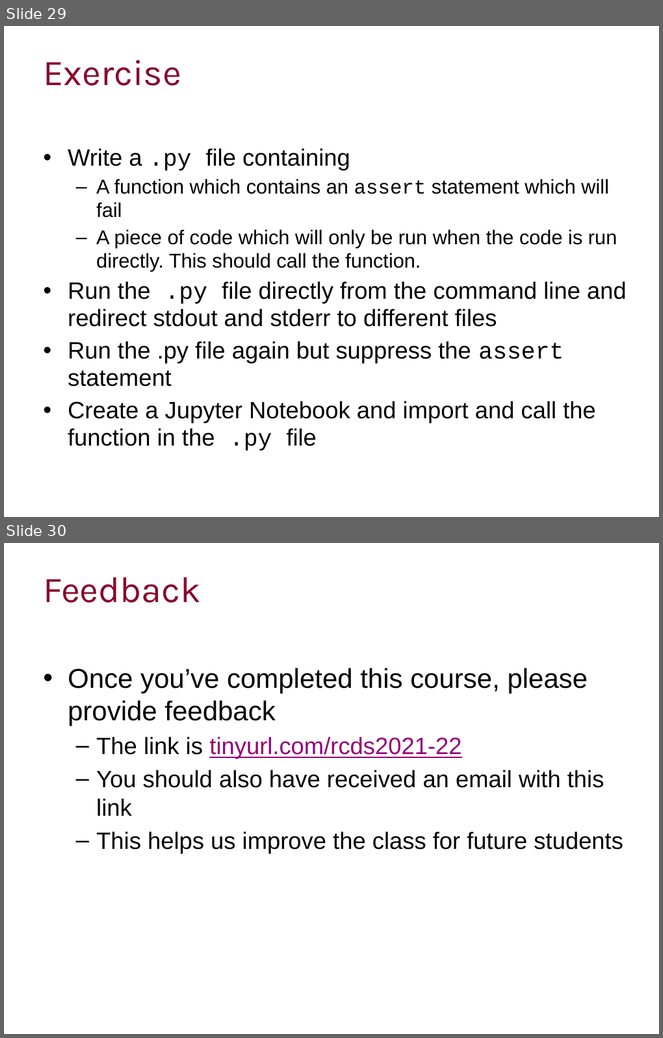
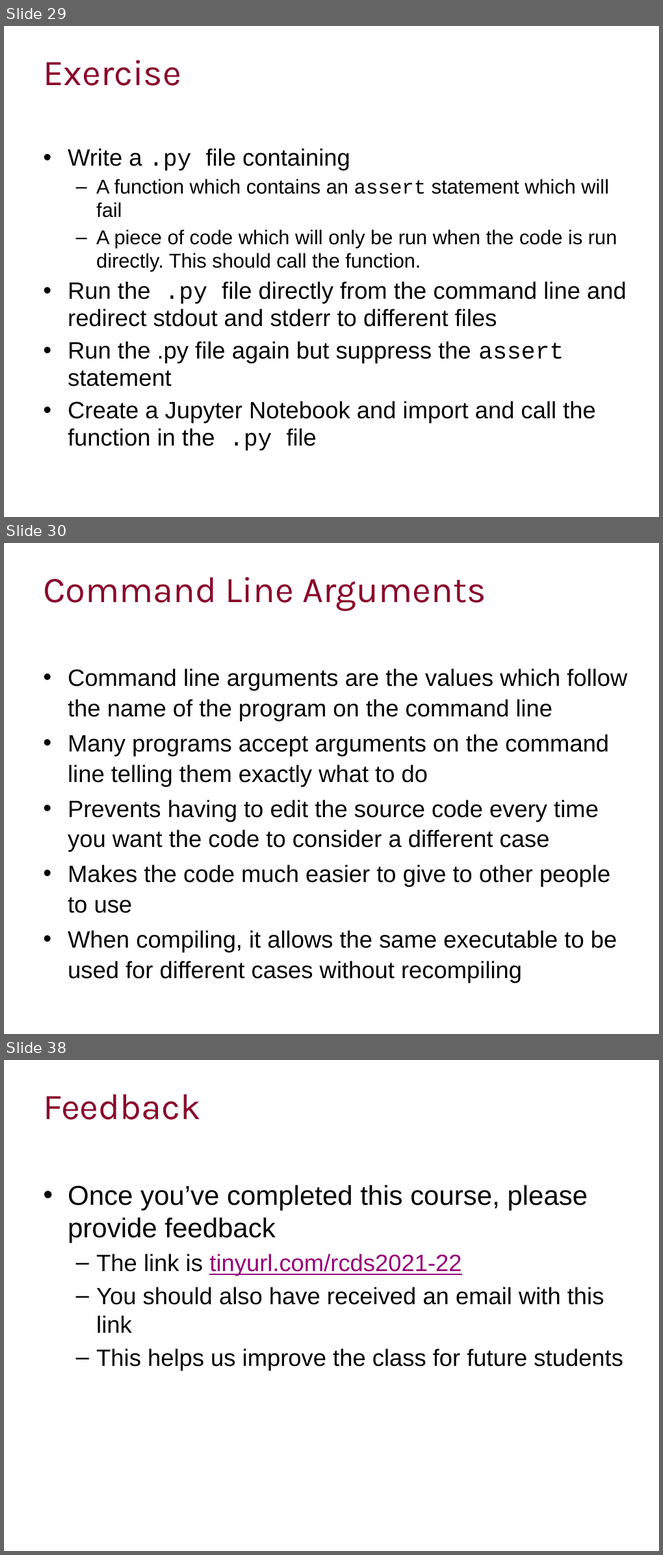
Before and after one commit to ImperialCollegeLondon/RCDS-managing-and-running-python-effectively, a slide deck: Managing and Running Python Effectively.pptx. Shown one above the other, each under a label of ours: slides 29 and 30 before the commit, slides 29, 30 and 38 after it; the slides between them are not shown. The pictures are 663x1038 and 663x1555 pixels, drawn with LibreOffice and Linux fonts; fonts in the diff are those of the drawing; background and template pictures are left out. Boxes give left, top, right and bottom in pixels: in the first picture for what was removed or moved away, otherwise in the second. Text is boxed around its words. In the diff, an @@ line names an element or a change of style, - is before the commit and + after.

Commit message:
Command line exercises

```diff
--- a/Managing and Running Python Effectively.pptx
+++ b/Managing and Running Python Effectively.pptx
@@ slide 30 added at (4, 543, 659, 1034), background #FFFFFF @@
@@ title added at (43, 577, 486, 611), 40 pt, text #89092B @@
+Command Line Arguments
@@ text added at (68, 668, 627, 983), 26 pt, text #000000 @@
+• Command line arguments are the values which follow the name of the program on the command line
+• Many programs accept arguments on the command line telling them exactly what to do
+• Prevents having to edit the source code every time you want the code to consider a different case
+• Makes the code much easier to give to other people to use
+• When compiling, it allows the same executable to be used for different cases without recompiling
@@ what was slide 30 is now slide 38 @@
```
Also in this commit, not shown: 7 slides changed, 7 other slides added, 5 other files.
